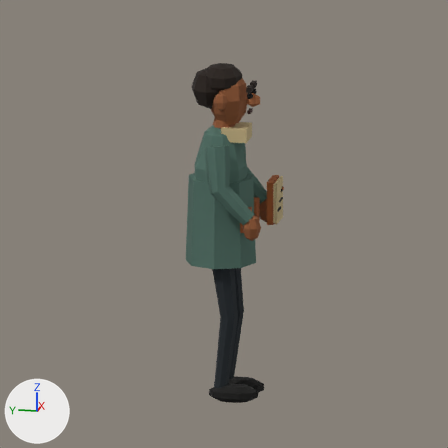
The Blender file characters/iona-3d/iona.blend as it was, and as the next commit left it.
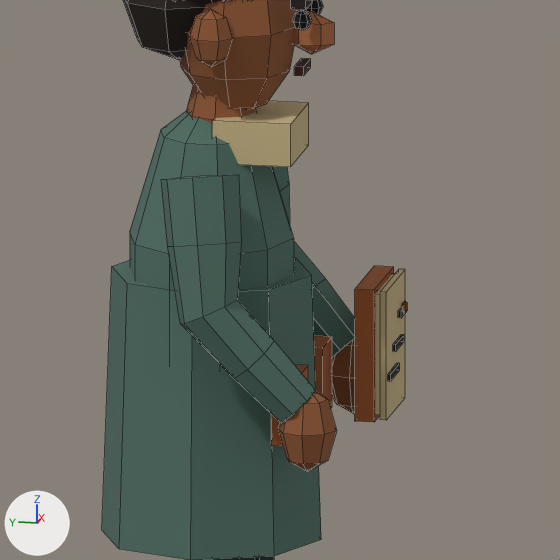
Old and new are each drawn from the file's camera 'Camera' and again close up on the part from 34% to 74% of the width and 20% to 60% of the height. Every picture has the same lights, and +X, +Y and +Z are marked at lower left. The last two pictures show the newer version. The close-ups show mesh edges as thin lines.

In view in the first close-up: 'IonaSkin'.
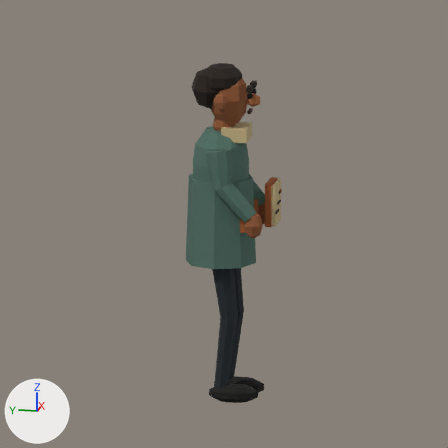
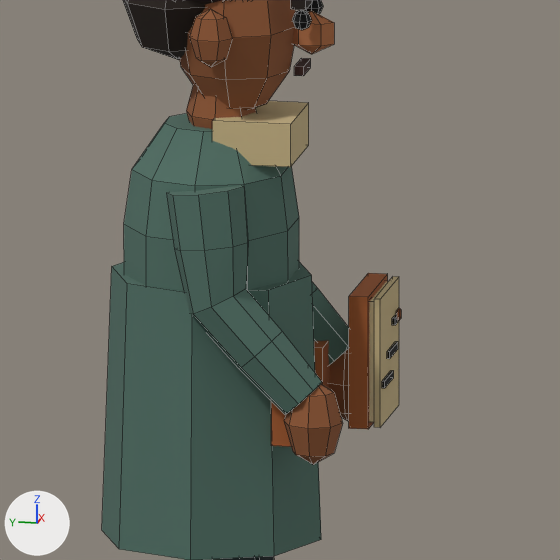
Boxes [x1, y1, x2, y2] around the edits, measured in the close-ups (560 x 560 px; the box of a moved part takes in the faces that stretch with it):
'IonaSkin', reshaped: before [102, 0, 407, 560]; after [102, 0, 401, 560]
part 1 of me_sphere, moved or reshaped: before [355, 266, 394, 422]; after [349, 273, 388, 429]
part 2 of me_sphere, moved or reshaped: before [375, 274, 394, 415]; after [369, 281, 389, 422]
part 3 of me_sphere, moved or reshaped: before [380, 269, 405, 420]; after [374, 276, 399, 427]
part 4 of me_sphere, moved or reshaped: before [388, 363, 400, 381]; after [382, 371, 394, 388]
part 5 of me_sphere, moved or reshaped: before [393, 335, 404, 352]; after [387, 342, 398, 359]
part 6 of me_sphere, moved or reshaped: before [398, 307, 404, 318]; after [392, 314, 398, 325]
part 7 of me_sphere, moved or reshaped: before [402, 301, 407, 314]; after [396, 308, 401, 321]
part 8 of me_sphere, rebuilt (7% wider, 11% shorter): before [130, 111, 294, 311]; after [124, 113, 299, 291]
part 9 of me_sphere, moved or reshaped: before [161, 166, 355, 472]; after [167, 185, 349, 465]

Patch to the scene script:
```diff
--- a/characters/iona-3d/iona.blend.py
+++ b/characters/iona-3d/iona.blend.py
@@ me_sphere @@
 # used by ob_ionaskin; location = (0.0, 0.0, 0.0)
-me_sphere.from_pydata(...)  # 764 vertices, 808 faces; spans x -0.43..0.44, y -0.4..0.31, z 0.0..2.69
+me_sphere.from_pydata(...)  # 772 vertices, 800 faces; spans x -0.32..0.36, y -0.4..0.31, z 0.0..2.69
+# me_sphere part 1: the loose piece of 8 vertices spanning x 0.19..0.44, y -0.35..-0.3, z 1.36..1.7 is moved by (-0.08, 0.0, 0.0)
+# me_sphere part 2: the loose piece of 8 vertices spanning x 0.2..0.43, y -0.37..-0.35, z 1.38..1.69 is moved by (-0.08, 0.0, 0.0)
+# me_sphere part 3: the loose piece of 8 vertices spanning x 0.19..0.44, y -0.38..-0.37, z 1.37..1.7 is moved by (-0.08, 0.0, 0.0)
+# me_sphere part 4: the loose piece of 8 vertices spanning x 0.21..0.33, y -0.39..-0.38, z 1.47..1.48 is moved by (-0.08, 0.0, 0.0)
+# me_sphere part 5: the loose piece of 8 vertices spanning x 0.28..0.39, y -0.39..-0.38, z 1.53..1.54 is moved by (-0.08, 0.0, 0.0)
+# me_sphere part 6: the loose piece of 8 vertices spanning x 0.35..0.42, y -0.39..-0.38, z 1.6..1.61 is moved by (-0.08, 0.0, 0.0)
+# me_sphere part 7: the loose piece of 14 vertices spanning x 0.38..0.4, y -0.4..-0.39, z 1.6..1.63 is moved by (-0.08, 0.0, 0.0)
+# me_sphere part 8: the loose piece of 42 vertices spanning x -0.23..0.23, y -0.18..0.23, z 1.18..2.24 is rebuilt with 50 vertices and now spans x -0.24..0.24, y -0.18..0.23, z 1.35..2.16
+# me_sphere part 9
+# 76 vertices are removed from x -0.43..0.43, y -0.3..0.1, z 1.48..2.11
+# 132 faces are deleted
+# 8 vertices in x 0.32, y -0.35..-0.2, z 1.35..1.57 move by (-0.08, 0.0, 0.0)
+# 8 vertices in x -0.32, y -0.35..-0.2, z 1.35..1.57 move by (0.08, 0.0, 0.0)
+# 4 vertices in x 0.27, y -0.33..-0.23, z 1.38..1.54 move by (0.02, 0.0, 0.0)
+# 4 vertices in x 0.36, y -0.32..-0.24, z 1.38..1.54 move by (-0.16, 0.0, 0.0)
+# 4 vertices in x 0.37, y -0.33..-0.23, z 1.38..1.54 move by (-0.18, 0.0, 0.0)
+# 4 vertices in x -0.36, y -0.32..-0.24, z 1.38..1.54 move by (0.16, 0.0, 0.0)
+# 16 vertices move from x -0.39..0.39, y -0.33..-0.18, z 1.38..1.68 to x -0.31..0.31, y -0.33..-0.18, z 1.38..1.68
+# 76 vertices are added at x -0.32..0.32, y -0.3..0.1, z 1.48..2.05
+# 132 new faces join them
 me_sphere.materials.append(mat_iona_nearest_palette)
```
